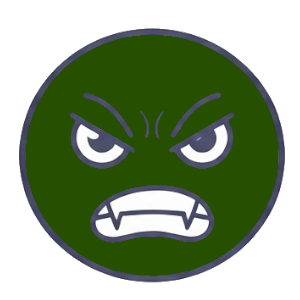
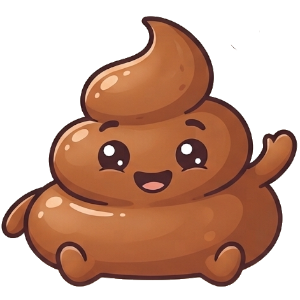
Comparing the layer stacks of the two 300x300 images. Changes:
added layer "Копия Gemini_Generated_Image_qj7amhqj7amhqj7a.jpg" above "Копия Gemini_Generated_Image_d1yjlld1yjlld1yj (1).jpg" over [1, 16, 298, 287]
hid "Копия Gemini_Generated_Image_m2srelm2srelm2sr.jpg" over [19, 28, 286, 283]
